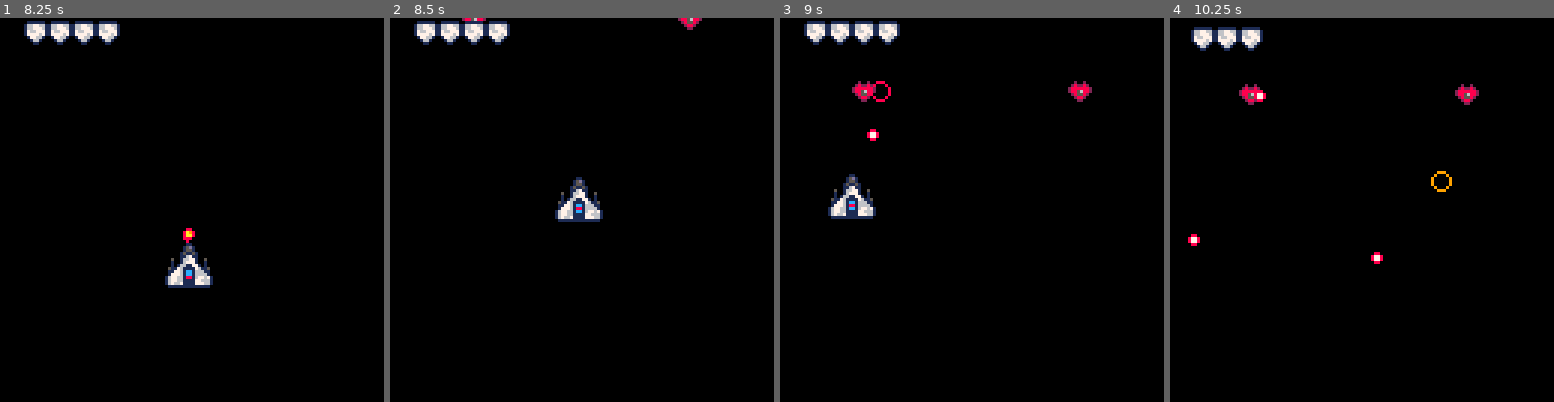
Above: before the commit, frames 1-4 (left to right).
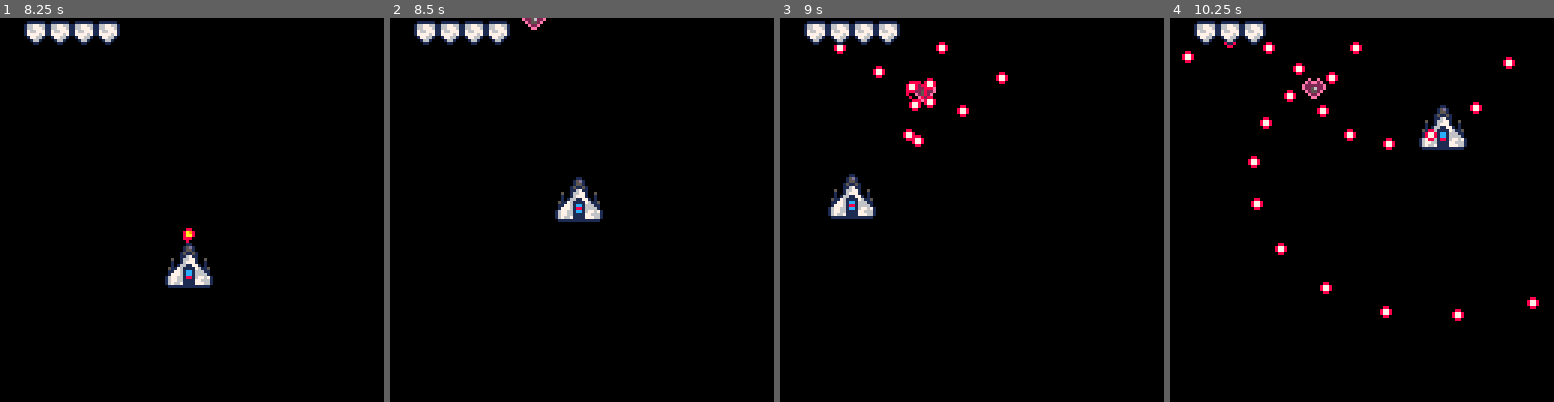
Above: after the commit, the same moments.

Repository: aureliendossantos/new-miami-2080
Game: PICO-8 cartridge miami2080.p8
Two runs of this game, one before a commit and one after it. Both use one fixed random seed, a clock stepped at 60 frames per second and the inputs below.
Inputs:
- Up to frame 1 (8.25 s): tap O (Z key) at 0.33, 1.07, 2.22, 3.72, 5.22, 6.72, 8.22 s; tap Down at 0.7 s; tap X (X key) at 1.43, 2.07, 2.82, 3.57, 4.32, 5.07, 5.82, 6.57, 7.32, 8.07 s; hold Up 1.97-2.63 s; hold Right 2.68-3.02 s; hold Down 3.07-3.73 s; hold Left 3.78-4.12 s; hold Up 4.17-4.5 s; hold Left 4.55-5.05 s; hold Right 5.1-5.93 s; hold Up 5.98-6.65 s; hold Right 6.7-7.03 s; hold Down 7.08-7.75 s; hold Left 7.8-8.13 s; hold Up from 8.18 s (still down)
- Up to frame 2 (8.5 s): keep holding Up
- Up to frame 3 (9 s): release Up at 8.52 s; hold Left from 8.57 s (still down); tap X (X key) at 8.82 s
- Up to frame 4 (10.25 s): release Left at 9.07 s; hold Right 9.12-9.95 s; tap X (X key) at 9.57 s; tap O (Z key) at 9.72 s; hold Up from 10 s (still down)

Frame 1 is identical in both runs. In frame 2, 0.3% of the frame differs, in the area x 18-82%, y 0-4%; in frame 3, 1.6%; in frame 4, 4.3%, in the area x 3-97%, y 0-79%.

Commit message:
wheel emitter and enemy

Diff:
--- a/miami2080.p8
+++ b/miami2080.p8
@@ -250,7 +250,7 @@
    }
   },
   {
-   --medium guy
+   --tunnel guy
 	  life=800,
    anim={6},
    x1=0,y1=0,w=7,h=7,
@@ -258,6 +258,15 @@
     {3,-5,0},
     {4,5,0},
     {1,0,0}
+   }
+  },
+  {
+   --wheel guy
+	  life=800,
+   anim={6},
+   x1=0,y1=0,w=7,h=7,
+   emitters={
+    {5,0,0}
    }
   }
  }
@@ -304,6 +313,16 @@
 	    return 0.25-(0.06+sin(emt.pattern_t)/50)
 	   end
    end
+  },
+  {
+   --wheel
+   frequency=8,
+   speed=1.3,
+   repeats=4,
+   angle=function (rpt,emt)
+    emt.pattern_t+=0.01
+	   return emt.pattern_t+0.25*rpt
+   end
   }
  }
  --wave arguments:
@@ -313,7 +332,7 @@
  --(none=wait until 0 enemy)
  stages={
   {
-   {2,1,80,1},
+   {1,3,40,1},
    {1,2,0,1},
    {1,2,0,1},
    {1,1,98,2,20},
